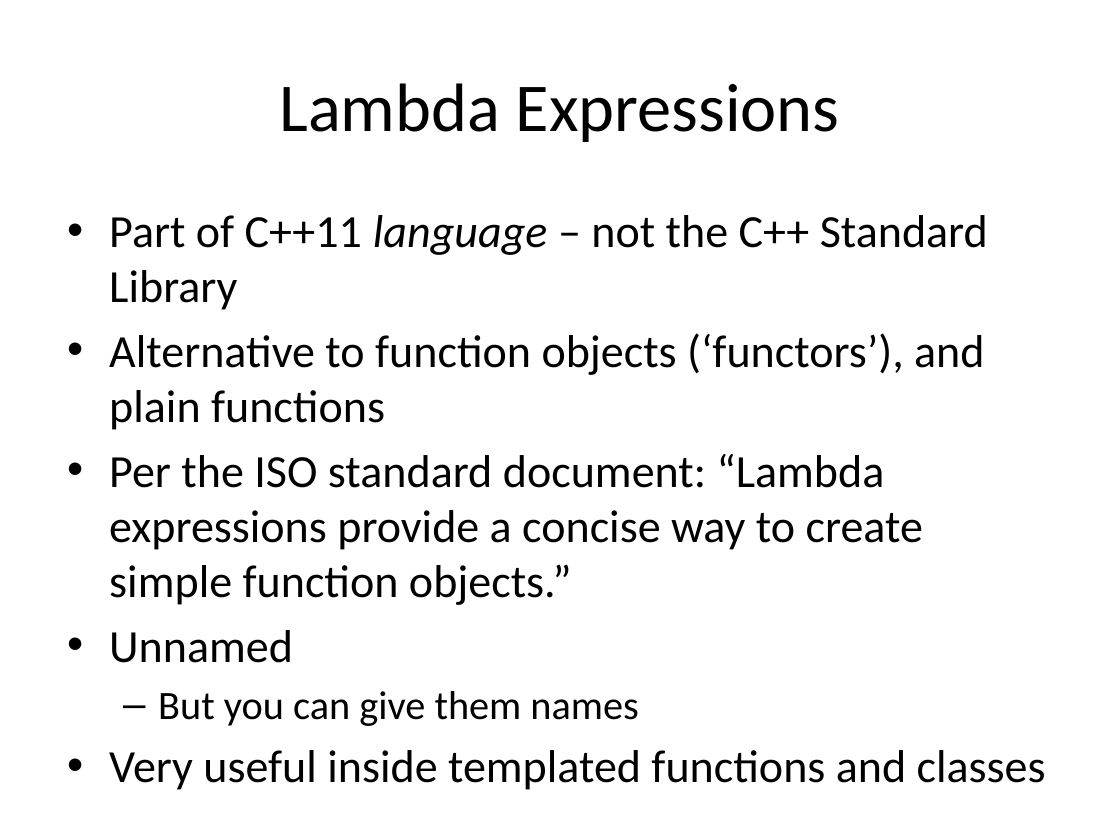
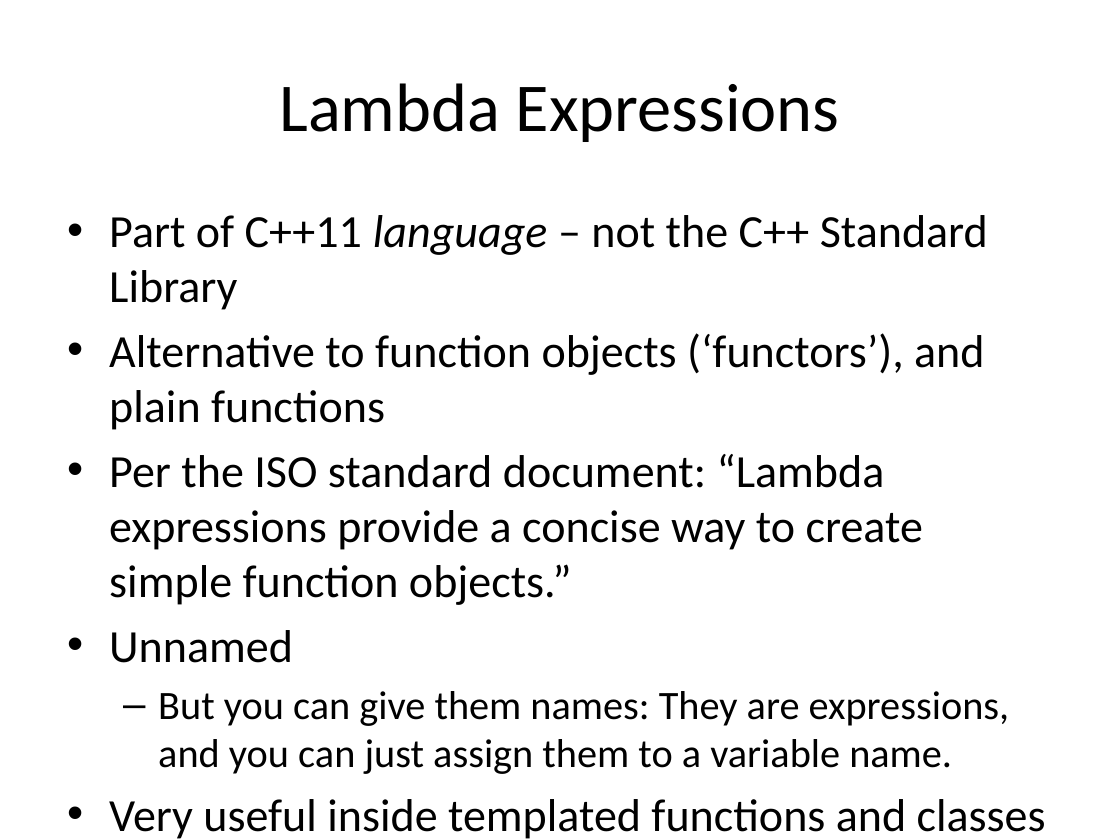
Before and after one commit to fellmad/FunWithCpp11, a slide deck: slide 64 of doc/Fun_with_C++11.pptx (slide 60 before the commit). Drawn at 1120x840 pixels with LibreOffice and Linux fonts; fonts in the diff are those of the drawing. Boxes give left, top, right and bottom in pixels: in the first picture for what was removed or moved away, otherwise in the second. Text is boxed around its words. In the diff, an @@ line names an element or a change of style, - is before the commit and + after.

```diff
--- a/doc/Fun_with_C++11.pptx
+++ b/doc/Fun_with_C++11.pptx
@@ text at bbox=[158, 691, 1010, 774]: text changed @@
-  – But you can give them names
+  – But you can give them names: They are expressions, and you can just assign them to a variable name.
```
Also in this commit, not shown: 10 other slides changed, 5 slides added, 3 slides removed, 1 other file.
